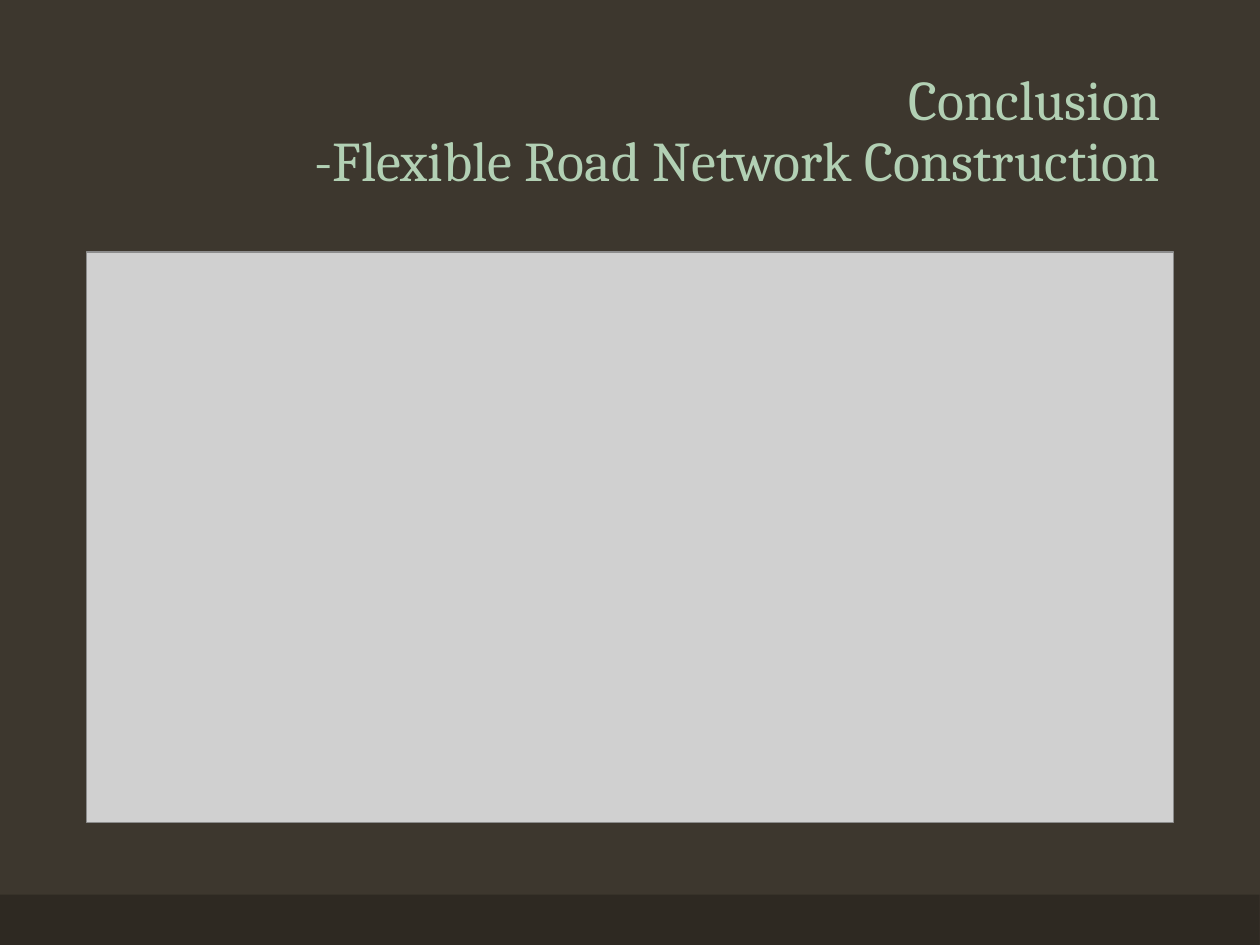
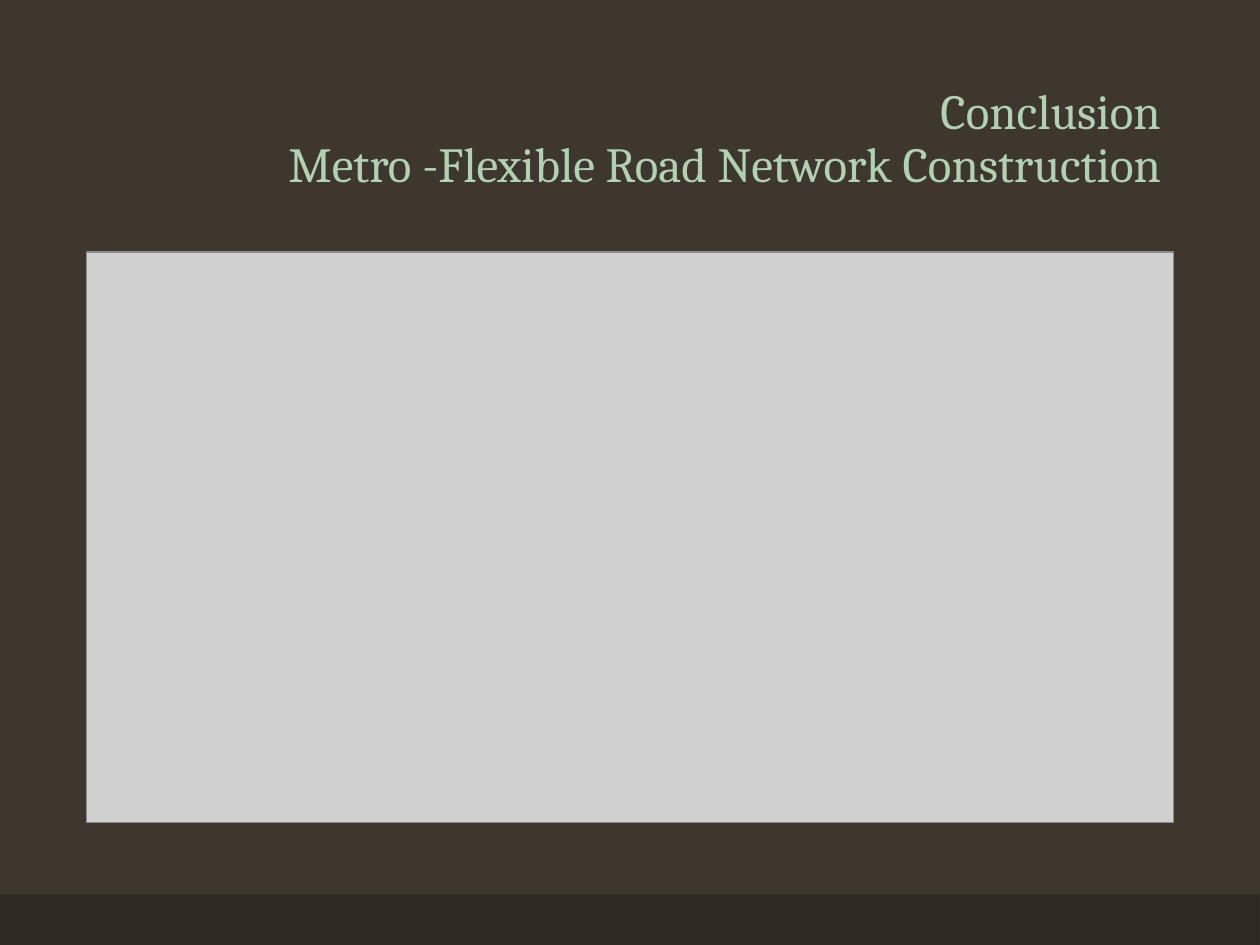
Before and after one commit to CharlieFaceButt/Traffic-Simulation, a slide deck: slide 14 of Presentation.pptx. Drawn at 1260x945 pixels with LibreOffice and Linux fonts; fonts in the diff are those of the drawing; grey boxes stand for pictures. Boxes give left, top, right and bottom in pixels: in the first picture for what was removed or moved away, otherwise in the second. Text is boxed around its words. In the diff, an @@ line names an element or a change of style, - is before the commit and + after.

```diff
--- a/Presentation.pptx
+++ b/Presentation.pptx
@@ title at [288,95,1161,183]: text changed; size 32 to 28 pt @@
-Conclusion
--Flexible Road Network Construction
+Conclusion
+Metro -Flexible Road Network Construction
```
Also in this commit, not shown: 6 other slides changed, 3 slides added, 3 other files.
